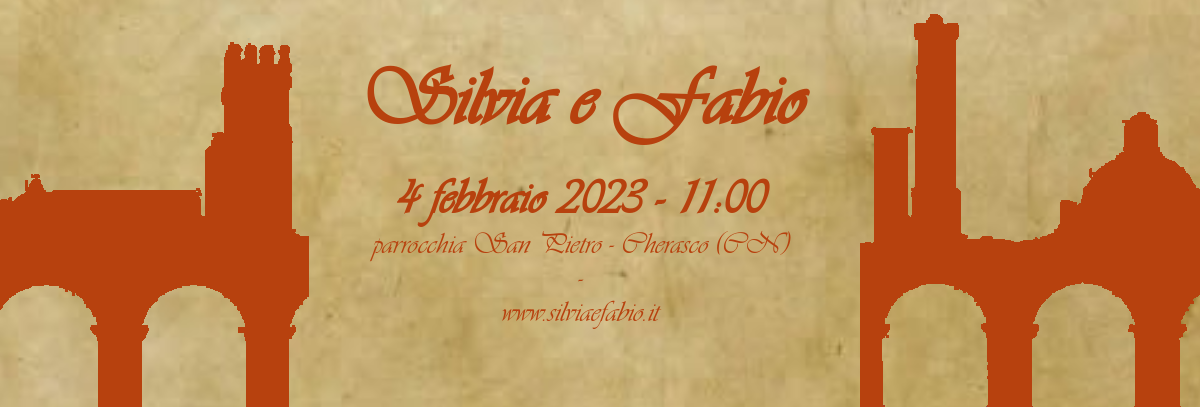
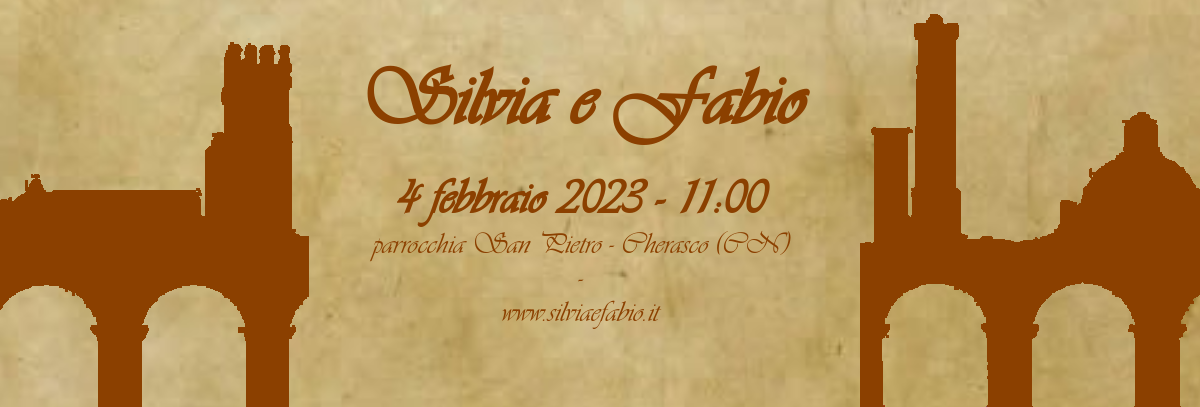
Layered file, before and after one edit (1200x407). Changes by layer:
painted on "Silvia e Fabio ..." over [367, 64, 810, 329]
painted on "Pasted Layer #3" over [0, 14, 1200, 407]
